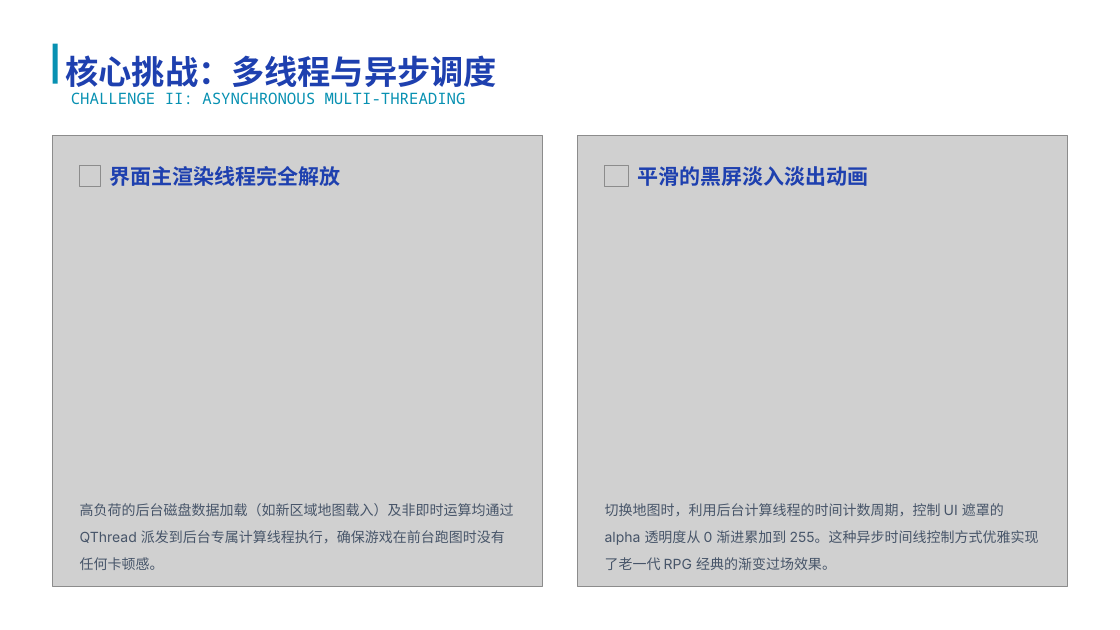
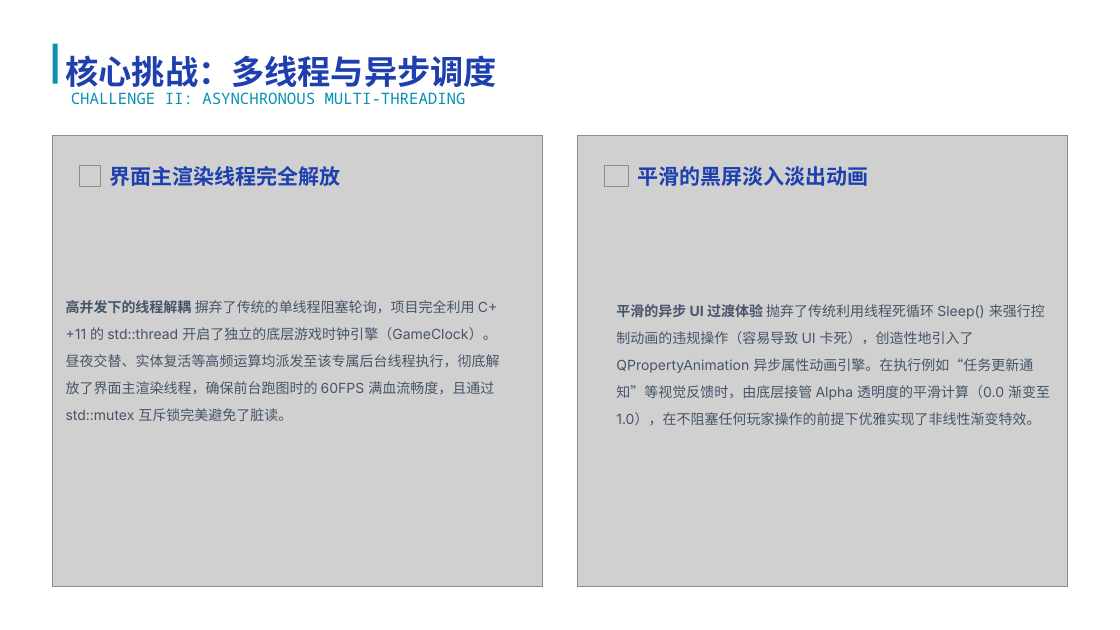
Before and after one commit to luqie0106/CampusRPG_Simultaneously, a slide deck: slide 10 of 校园RPG：大学生存物语项目答辩.pptx. Drawn at 1120x630 pixels with LibreOffice and Linux fonts; fonts in the diff are those of the drawing; grey boxes stand for pictures; background and template pictures are left out. Boxes give left, top, right and bottom in pixels: in the first picture for what was removed or moved away, otherwise in the second. Text is boxed around its words. In the diff, an @@ line names an element or a change of style, - is before the commit and + after.

```diff
--- a/校园RPG：大学生存物语项目答辩.pptx
+++ b/校园RPG：大学生存物语项目答辩.pptx
@@ text at (66, 300, 500, 421): text changed @@
-高负荷的后台磁盘数据加载（如新区域地图载入）及非即时运算均通过 QThread 派发到后台专属计算线程执行，确保游戏在前台跑图时没有任何卡顿感。
+高并发下的线程解耦 摒弃了传统的单线程阻塞轮询，项目完全利用 C++11 的 std::thread 开启了独立的底层游戏时钟引擎（GameClock）。昼夜交替、实体复活等高频运算均派发至该专属后台线程执行，彻底解放了界面主渲染线程，确保前台跑图时的 60FPS 满血流畅度，且通过 std::mutex 互斥锁完美避免了脏读。
@@ text at (616, 304, 1050, 425): text changed @@
-切换地图时，利用后台计算线程的时间计数周期，控制 UI 遮罩的 alpha 透明度从 0 渐进累加到 255。这种异步时间线控制方式优雅实现了老一代 RPG 经典的渐变过场效果。
+平滑的异步 UI 过渡体验 抛弃了传统利用线程死循环 Sleep() 来强行控制动画的违规操作（容易导致 UI 卡死），创造性地引入了 QPropertyAnimation 异步属性动画引擎。在执行例如“任务更新通知”等视觉反馈时，由底层接管 Alpha 透明度的平滑计算（0.0 渐变至 1.0），在不阻塞任何玩家操作的前提下优雅实现了非线性渐变特效。
```
Also in this commit, not shown: 10 other slides changed, 1 slide added, 2 slides removed.
